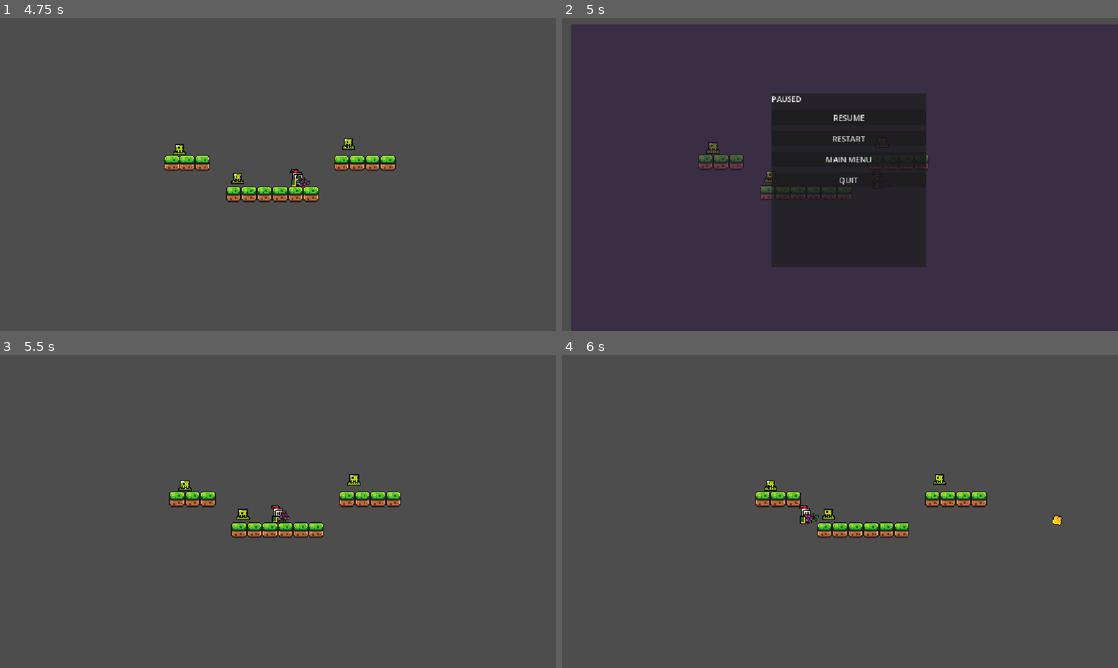
Above: before the commit, frames 1-4 (two rows, left to right).
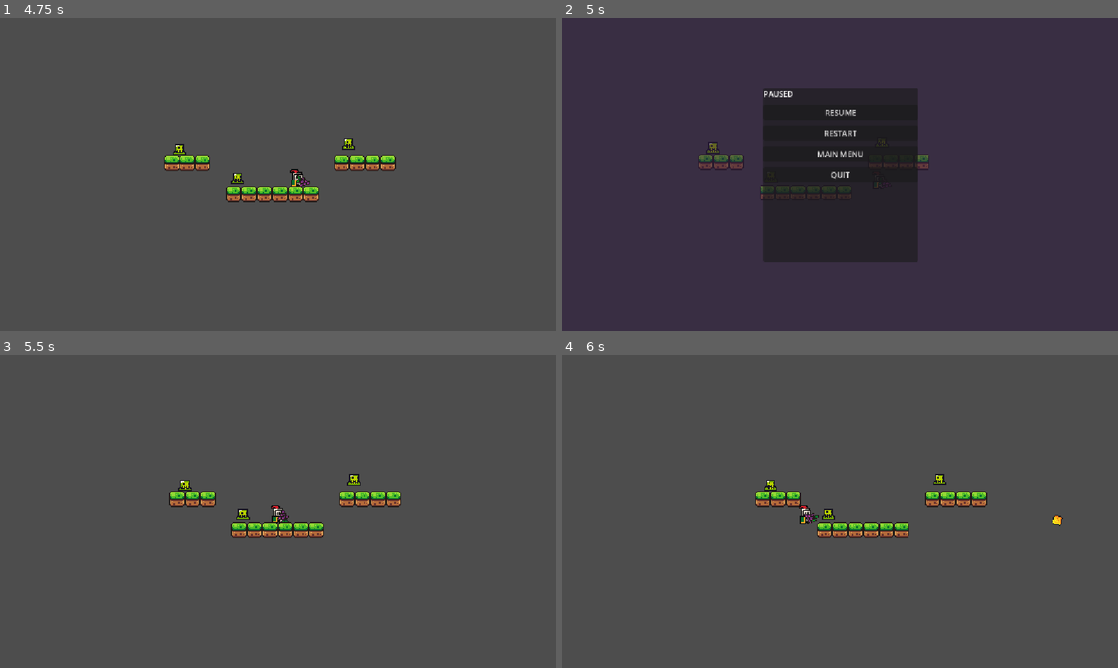
Above: after the commit, the same moments.

Repository: InferiorPosterior/project-something-evil
Game: Godot game, scene res://Scenes/main_menu.tscn
Same seed, same stepped clock (60 frames per second), same inputs: the game is played once before the commit and once after it.
Inputs (mouse positions are in pixels of both pictures, inside the frame that each line leads up to):
- Up to frame 1 (4.75 s): click "START GAME" at 0.5 s; move the mouse to (400, 158) at 1.27 s; hold Right (move_right) 1.28-2.78 s; click (400, 158) at 1.35 s; tap Space (jump) at 1.52, 2.27, 3.77, 4.52 s; move the mouse to (166, 190) at 2.02 s; click (166, 190) at 2.1 s; move the mouse to (333, 105) at 2.77 s; hold Left (move_left) 2.78-3.53 s; click (333, 105) at 2.85 s; move the mouse to (250, 237) at 3.52 s; hold Right (move_right) from 3.53 s (still down); click (250, 237) at 3.6 s; move the mouse to (444, 221) at 4.27 s; click (444, 221) at 4.35 s
- Up to frame 2 (5 s): keep holding Right (move_right); tap Escape (ui_cancel) at 4.9 s
- Up to frame 3 (5.5 s): release Right (move_right) at 5 s; click "RESTART" at 5 s
- Up to frame 4 (6 s): move the mouse to (673, 464) at 5.77 s; hold Left (move_left) from 5.78 s (still down); click (673, 464) at 5.85 s

Frame 1 is identical in both runs. In frame 2, 6.6% of the frame differs, in the area x 0-100%, y 0-100%; in frame 3, less than 0.1%; in frame 4, nothing differs.

Commit message:
Update pause_menu.tscn

Diff:
--- a/Scenes/pause_menu.tscn
+++ b/Scenes/pause_menu.tscn
@@ -7,10 +7,10 @@
 anchors_preset = 15
 anchor_right = 1.0
 anchor_bottom = 1.0
-offset_left = 18.0
-offset_top = 12.0
-offset_right = 18.0
-offset_bottom = 12.0
+offset_left = -1.0
+offset_top = 1.0
+offset_right = -1.0
+offset_bottom = 1.0
 grow_horizontal = 2
 grow_vertical = 2
 script = ExtResource("1_emv3i")
@@ -20,6 +20,10 @@
 anchors_preset = 15
 anchor_right = 1.0
 anchor_bottom = 1.0
+offset_left = 1.0
+offset_top = -1.0
+offset_right = 1.0
+offset_bottom = -1.0
 grow_horizontal = 2
 grow_vertical = 2
 color = Color(0.16862746, 0.09803922, 0.23921569, 0.5882353)
@@ -29,6 +33,8 @@
 anchors_preset = 15
 anchor_right = 1.0
 anchor_bottom = 1.0
+offset_left = 2.0
+offset_right = 2.0
 grow_horizontal = 2
 grow_vertical = 2
 
